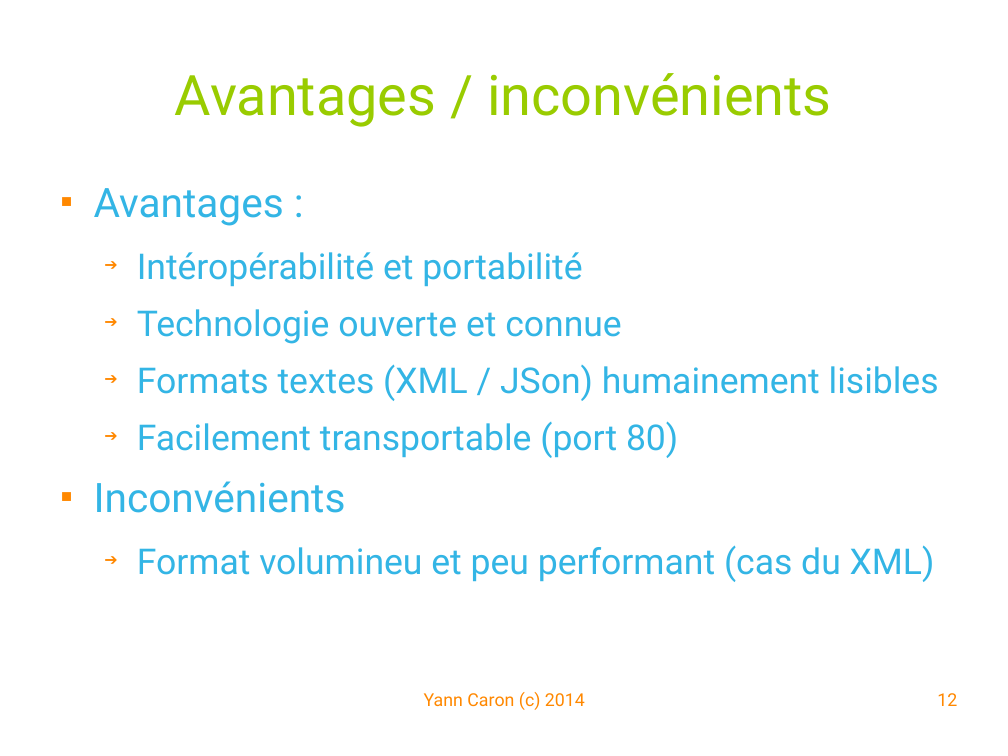
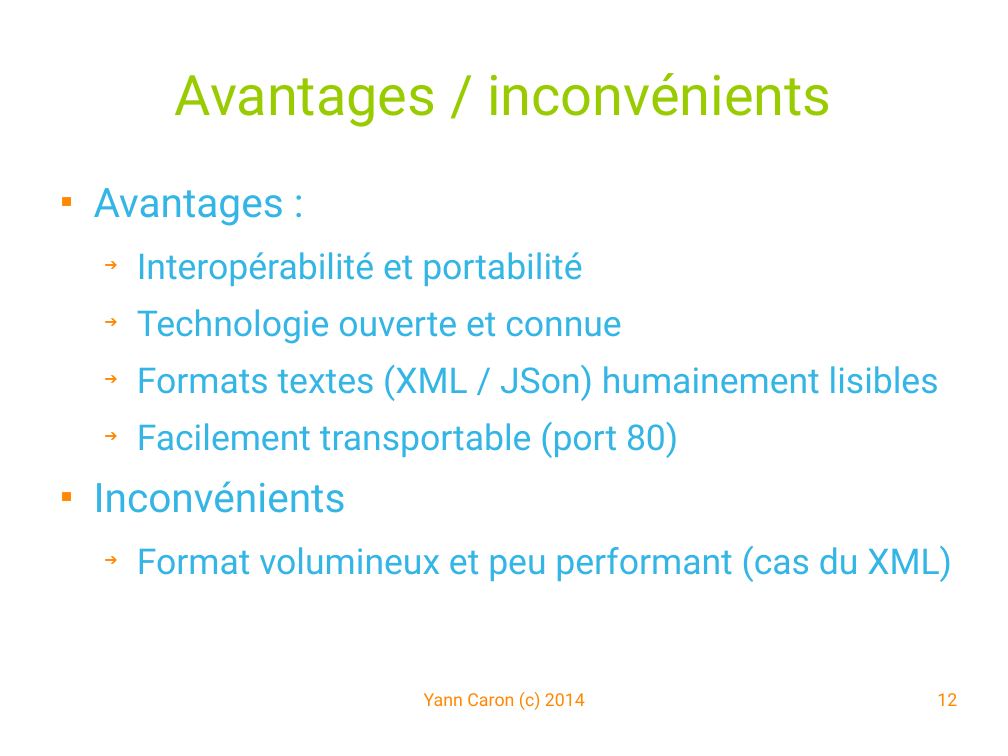
Before and after one commit to YannCaron/Android-ENSG, a slide deck: slide 12 of 09 - WebServices.odp. Drawn at 1008x756 pixels with LibreOffice and Linux fonts; fonts in the diff are those of the drawing; background and template pictures are left out. Boxes give left, top, right and bottom in pixels: in the first picture for what was removed or moved away, otherwise in the second. Text is boxed around its words. In the diff, an @@ line names an element or a change of style, - is before the commit and + after.

```diff
--- a/09 - WebServices.odp
+++ b/09 - WebServices.odp
@@ text at box(137, 252, 582, 287): text changed @@
-  ➔ Intéropérabilité et portabilité
+  ➔ Interopérabilité et portabilité
@@ text at box(137, 546, 952, 582): text changed @@
-  ➔ Format volumineu et peu performant (cas du XML)
+  ➔ Format volumineux et peu performant (cas du XML)
```
Also in this commit, not shown: 11 other slides changed, 12 slides added, 13 other files.
